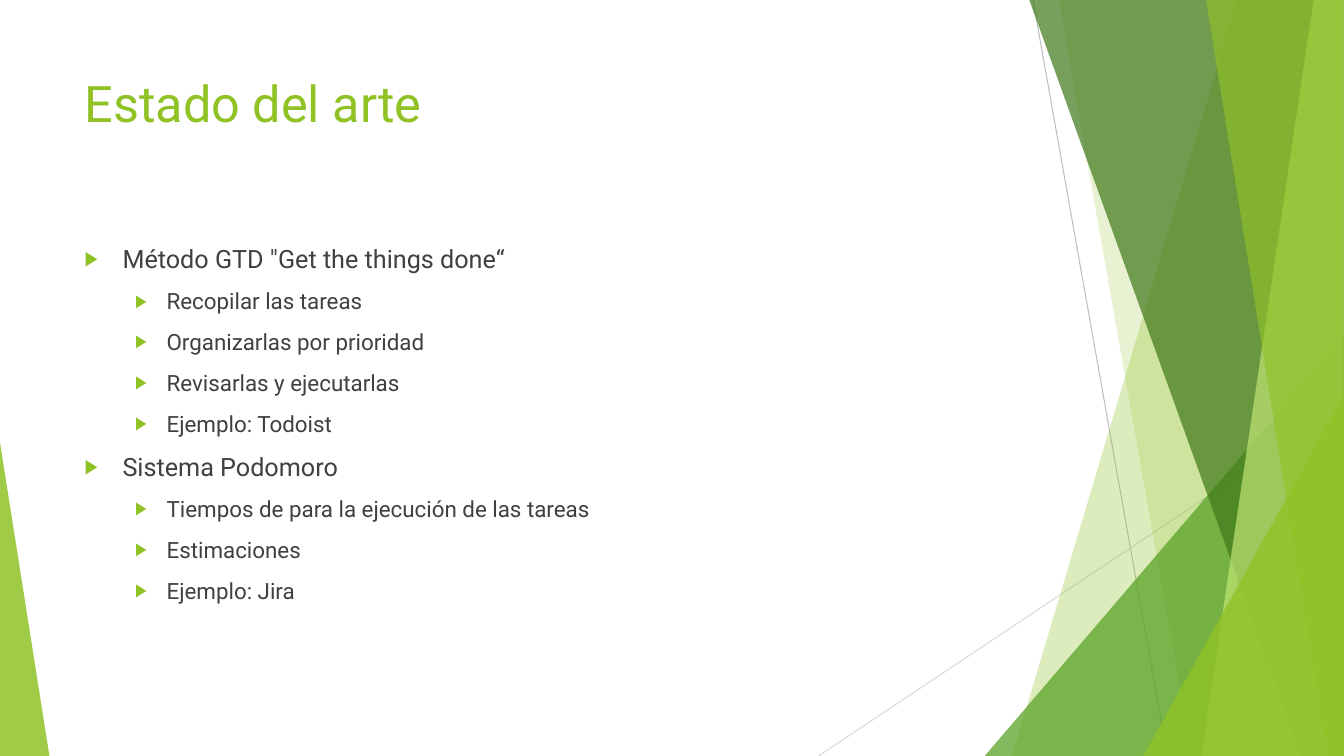
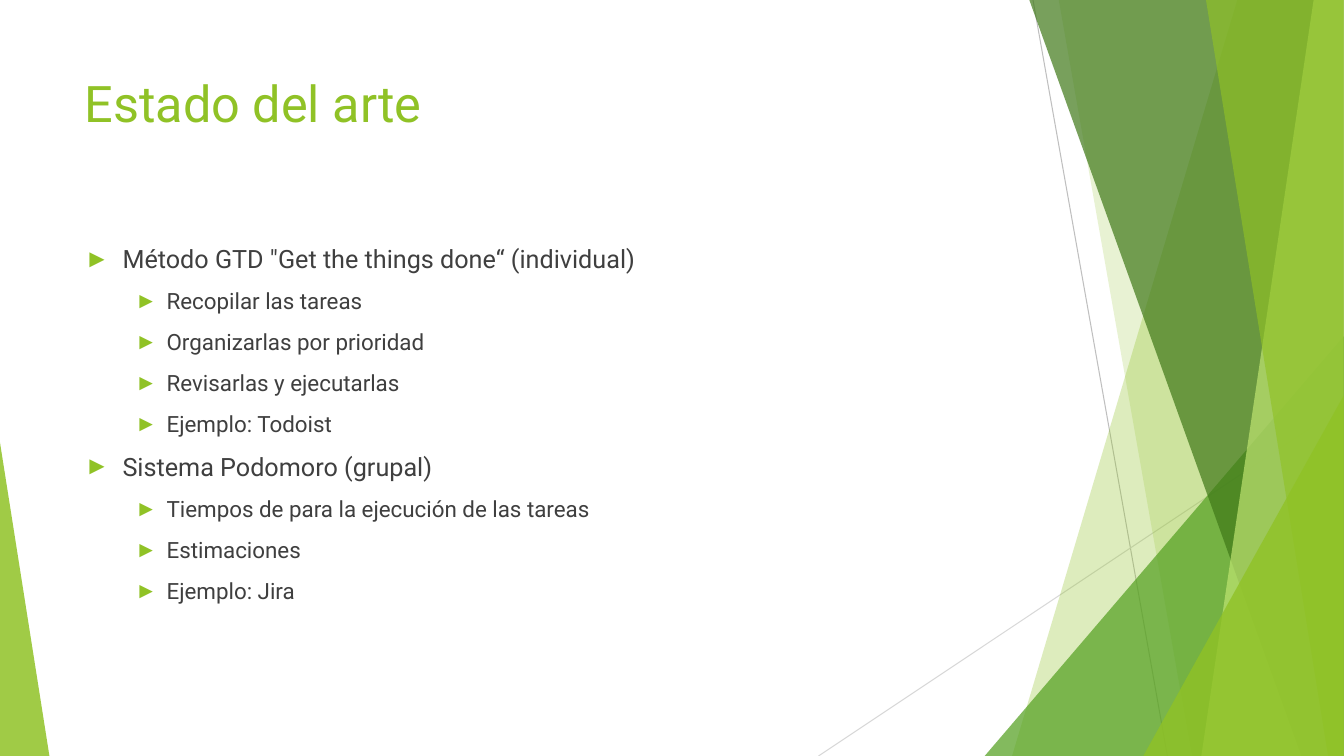
Before and after one commit to jojube95/piset, a slide deck: slide 5 of entregables/presentation/Análisis y desarrollo de una aplicación de gestión de tareas para grupos.pptx. Drawn at 1344x756 pixels with LibreOffice and Linux fonts; fonts in the diff are those of the drawing. Boxes give left, top, right and bottom in pixels: in the first picture for what was removed or moved away, otherwise in the second. Text is boxed around its words. In the diff, an @@ line names an element or a change of style, - is before the commit and + after.

Commit message:
Presentation

```diff
--- a/entregables/presentation/Análisis y desarrollo de una aplicación de gestión de tareas para grupos.pptx
+++ b/entregables/presentation/Análisis y desarrollo de una aplicación de gestión de tareas para grupos.pptx
@@ text at [123, 248, 635, 274]: text changed; text colour #404040 to #3F3F3F @@
-▶ Método GTD "Get the things done“
+► Método GTD "Get the things done“ (individual)
@@ text at [167, 292, 589, 604]: text colour #404040 to #3F3F3F in "Recopilar las tareas", "Organizarlas por prioridad", "Revisarlas y ejecutarlas", "Ejemplo: Todoist" and 3 more places; bullet ▶ to ► @@
@@ text at [123, 456, 432, 482]: text changed; text colour #404040 to #3F3F3F @@
-▶ Sistema Podomoro
+► Sistema Podomoro (grupal)
```
Also in this commit, not shown: 18 other slides changed, 4 slides added, 3 slides removed.
